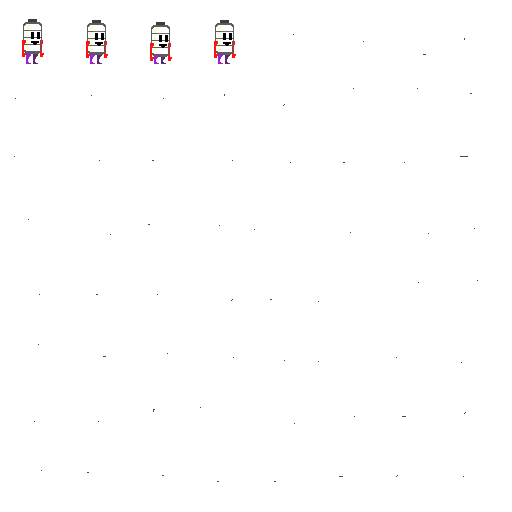
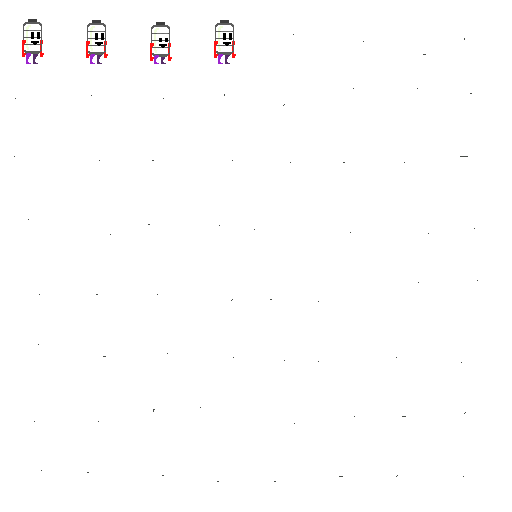
Layered file, before and after one edit (512 x 512). Changes by layer:
painted on "idle3" over [159, 35, 168, 38]
